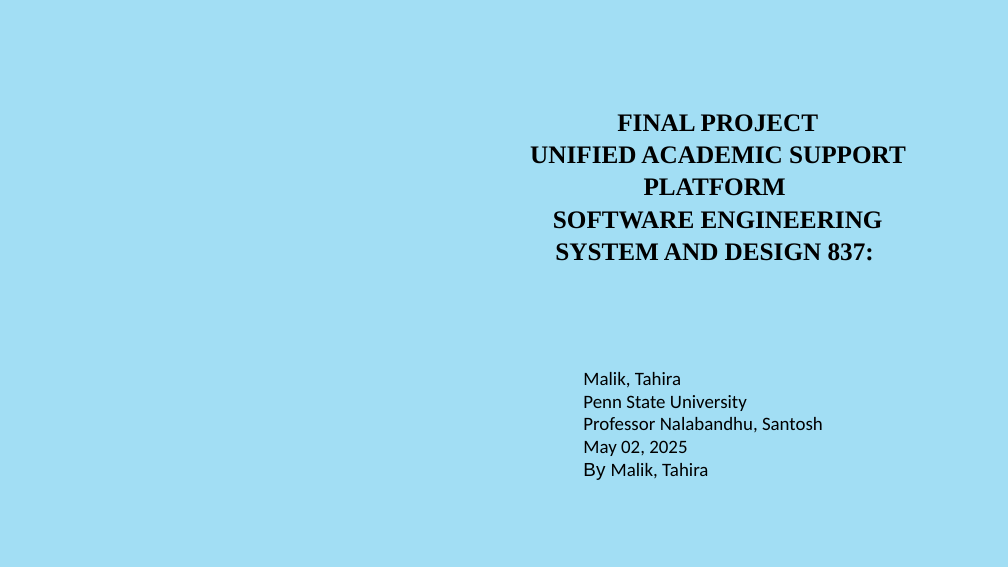
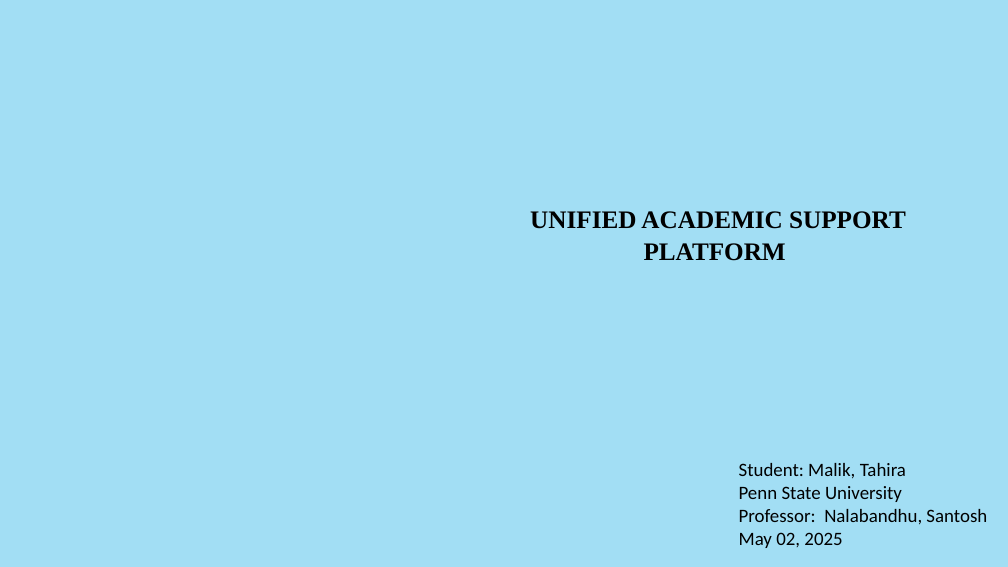
Before and after one commit to tahira4/SWENG-837-Software-System-Design-Final-Project, a slide deck: slide 1 of PowerPoint/Final_Project_Presentation_SWENG_837.pptx. Drawn at 1008x567 pixels with LibreOffice and Linux fonts; fonts in the diff are those of the drawing; background and template pictures are left out. Boxes give left, top, right and bottom in pixels: in the first picture for what was removed or moved away, otherwise in the second. Text is boxed around its words. In the diff, an @@ line names an element or a change of style, - is before the commit and + after.

```diff
--- a/PowerPoint/Final_Project_Presentation_SWENG_837.pptx
+++ b/PowerPoint/Final_Project_Presentation_SWENG_837.pptx
@@ title at box(530, 211, 906, 261): text changed @@
-FINAL PROJECT
-UNIFIED ACADEMIC SUPPORT PLATFORM
-SOFTWARE ENGINEERING SYSTEM AND DESIGN 837:
+UNIFIED ACADEMIC SUPPORT PLATFORM
@@ text at box(583, 463, 708, 480): paragraph removed @@
-By Malik, Tahira
@@ text "Student: Malik, Tahira": place and size @@
-text "Student: Malik, Tahira" at box(583, 372, 823, 480)
+text "Student: Malik, Tahira" at box(739, 463, 987, 548)
@@ text at box(739, 463, 906, 479): text changed @@
-Malik, Tahira
+Student: Malik, Tahira
@@ text at box(739, 509, 987, 525): text changed @@
-Professor Nalabandhu, Santosh
+Professor: Nalabandhu, Santosh
```
Also in this commit, not shown: 3 other slides changed, 6 slides added, 6 slides removed, 6 other files.
